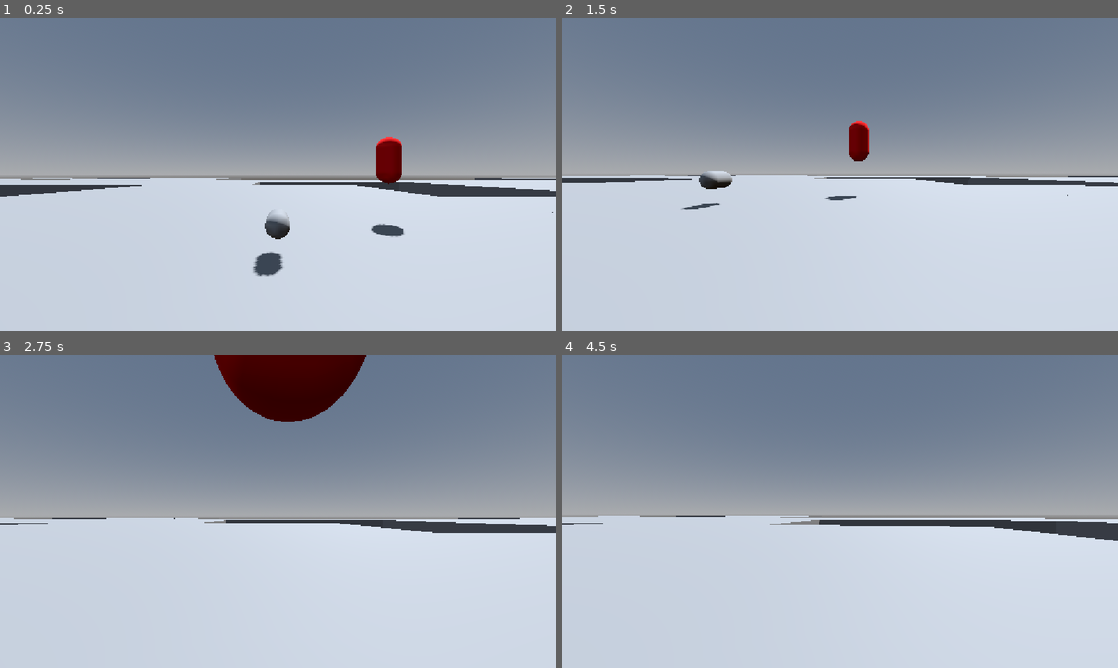
Above: before the commit, frames 1-4 (two rows, left to right).
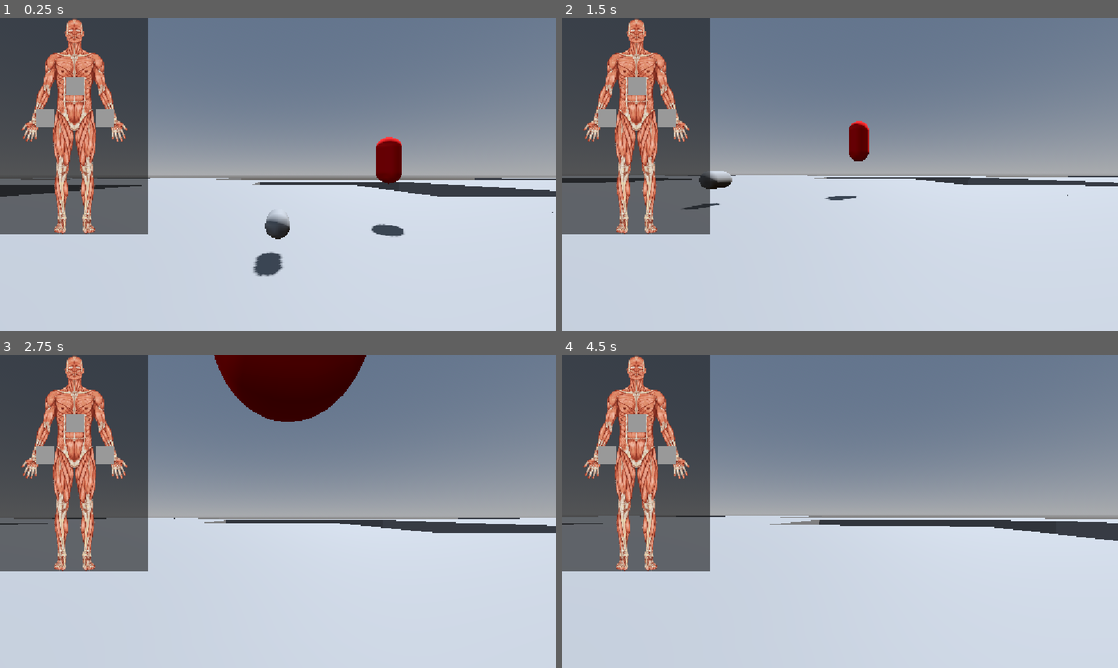
Above: after the commit, the same moments.

Repository: MarioSuper999/Godot_Dih_Mah_Tih
Game: Godot game, scene res://scenes/game.tscn
Same seed, same stepped clock (60 frames per second), same inputs: the game is played once before the commit and once after it.
Inputs (mouse positions are in pixels of both pictures, inside the frame that each line leads up to):
- Up to frame 1 (0.25 s): no input
- Up to frame 2 (1.5 s): move the mouse to (962, 158) at 0.52 s; hold D (input_right) 0.53-1.28 s; tap Shift (input_sprint) at 0.6 s; click (962, 158) at 0.67 s; tap Space (input_jump) at 0.77 s; move the mouse to (812, 174) at 1.27 s; hold W (input_forward) from 1.28 s (still down); tap F (pickup) at 1.35 s
- Up to frame 3 (2.75 s): keep holding W (input_forward); tap Space (input_jump) at 1.52 s; move the mouse to (289, 505) at 2.02 s; tap Shift (input_sprint) at 2.1 s
- Up to frame 4 (4.5 s): keep holding W (input_forward); move the mouse to (834, 517) at 2.77 s; tap F (pickup) at 2.85, 4.35 s; click (834, 517) at 2.92 s; tap Space (input_jump) at 3.02, 3.77 s; move the mouse to (878, 514) at 3.52 s; tap Shift (input_sprint) at 3.6 s; move the mouse to (795, 508) at 4.27 s

The runs differ from the first frame. In frame 1, 18% of the frame differs, in the area x 0-27%, y 0-70%; in frame 2, 18%; in frame 3, 18%; in frame 4, 18%.

Commit message:
Mit Inventar gestartet

Diff:
--- /dev/null
+++ b/scenes/Inventar.tscn
@@ -0,0 +1,68 @@
+[gd_scene format=3 uid="uid://blf0cik0qu4j8"]
+
+[ext_resource type="Texture2D" uid="uid://41ytmryv1f63" path="res://assets/pngegg.png" id="1_rsc1w"]
+
+[sub_resource type="StyleBoxFlat" id="StyleBoxFlat_vt5hi"]
+
+[node name="Control" type="Control" unique_id=950159955]
+custom_maximum_size = Vector2(0, 0)
+layout_mode = 3
+anchors_preset = 15
+anchor_right = 1.0
+anchor_bottom = 1.0
+offset_right = -1152.0
+offset_bottom = -648.0
+grow_horizontal = 2
+grow_vertical = 2
+
+[node name="HBoxContainer" type="HBoxContainer" parent="." unique_id=1975207399]
+layout_mode = 0
+offset_left = 51.0
+offset_top = 160.0
+offset_right = 91.0
+offset_bottom = 200.0
+
+[node name="Panel4" type="Panel" parent="." unique_id=577853520]
+layout_mode = 0
+offset_right = 512.0
+offset_bottom = 746.0
+scale = Vector2(0.6, 0.6)
+
+[node name="Panel" type="Panel" parent="Panel4" unique_id=1140430758]
+z_index = 1
+layout_mode = 0
+offset_left = 123.333374
+offset_top = 314.99994
+offset_right = 163.33337
+offset_bottom = 354.99994
+scale = Vector2(1.56, 1.56)
+theme_override_styles/panel = SubResource("StyleBoxFlat_vt5hi")
+
+[node name="Panel2" type="Panel" parent="Panel4" unique_id=87163390]
+z_index = 1
+layout_mode = 0
+offset_left = 330.0
+offset_top = 315.0
+offset_right = 370.0
+offset_bottom = 355.0
+scale = Vector2(1.56, 1.56)
+theme_override_styles/panel = SubResource("StyleBoxFlat_vt5hi")
+
+[node name="Panel3" type="Panel" parent="Panel4" unique_id=1724562904]
+z_index = 1
+layout_mode = 0
+offset_left = 226.66663
+offset_top = 204.99998
+offset_right = 266.66663
+offset_bottom = 245.0
+scale = Vector2(1.56, 1.56)
+theme_override_styles/panel = SubResource("StyleBoxFlat_vt5hi")
+
+[node name="CenterContainer" type="CenterContainer" parent="Panel4" unique_id=1238808428]
+layout_mode = 0
+offset_right = 40.0
+offset_bottom = 40.0
+
+[node name="TextureRect" type="TextureRect" parent="Panel4/CenterContainer" unique_id=1590939899]
+layout_mode = 2
+texture = ExtResource("1_rsc1w")
--- a/scenes/game.tscn
+++ b/scenes/game.tscn
@@ -5,6 +5,7 @@
 [ext_resource type="PackedScene" uid="uid://d2xrw5swb5xo0" path="res://scenes/player.tscn" id="2_yqjtg"]
 [ext_resource type="PackedScene" uid="uid://ci3usjehu5y10" path="res://scenes/item.tscn" id="4_lbhrr"]
 [ext_resource type="Script" uid="uid://bamyao7j7la52" path="res://scripts/procedural-generation.gd" id="5_iywne"]
+[ext_resource type="PackedScene" uid="uid://blf0cik0qu4j8" path="res://scenes/Inventar.tscn" id="6_p57ef"]
 
 [sub_resource type="ProceduralSkyMaterial" id="ProceduralSkyMaterial_uwrxv"]
 sky_horizon_color = Color(0.66224277, 0.6717428, 0.6867428, 1)
@@ -45,3 +46,5 @@
 [node name="Rooms" type="Node3D" parent="." unique_id=1900144105]
 script = ExtResource("5_iywne")
 pathlen = 100
+
+[node name="Control" parent="." unique_id=950159955 instance=ExtResource("6_p57ef")]
Binary file added: assets/pngegg.png
Not shown, added: assets/pngegg.png.import
